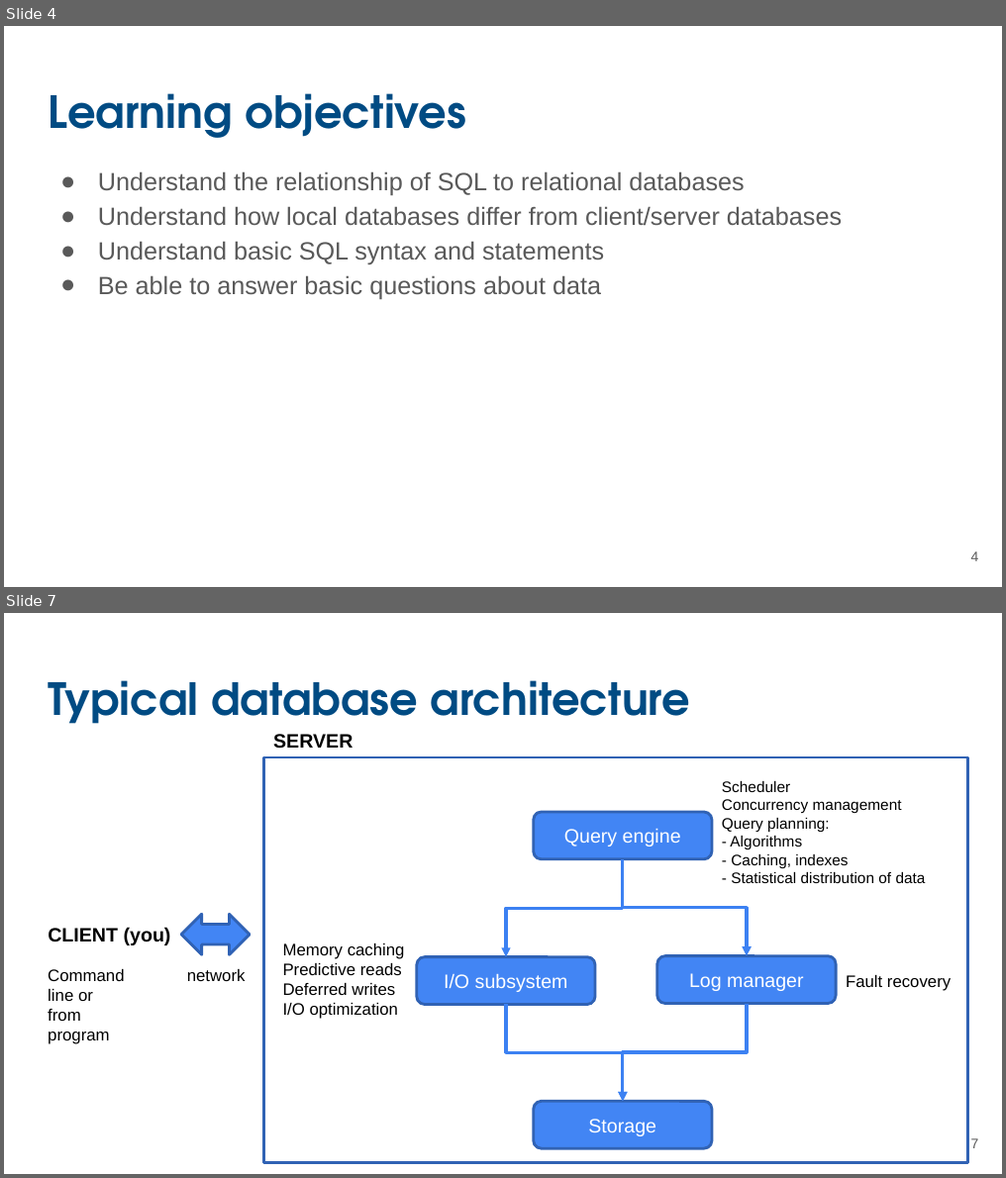
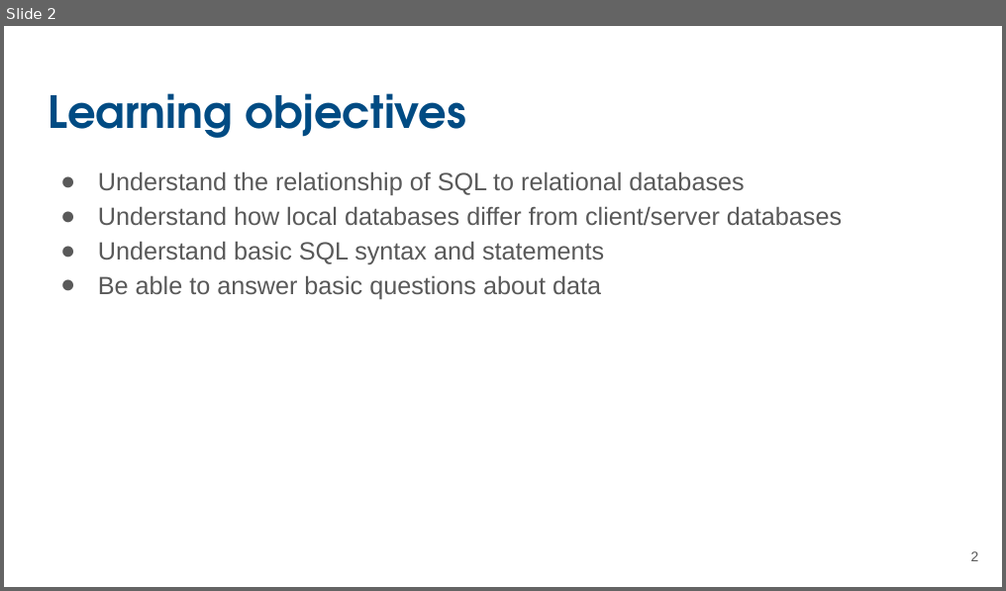
Before and after one commit to UCSB-Library-Research-Data-Services/bren-eds213, a slide deck: modules/week03/slides-03.pptx. Shown one above the other, each under a label of ours: slides 4 and 7 before the commit, slide 2 after it; the slides between them are not shown. The pictures are 1006x1178 and 1006x591 pixels, drawn with LibreOffice and Linux fonts; fonts in the diff are those of the drawing. Boxes give left, top, right and bottom in pixels: in the first picture for what was removed or moved away, otherwise in the second. Text is boxed around its words. In the diff, an @@ line names an element or a change of style, - is before the commit and + after.

```diff
--- a/modules/week03/slides-03.pptx
+++ b/modules/week03/slides-03.pptx
@@ slide 7 removed at bbox=[4, 613, 1002, 1174], background #FFFFFF @@
@@ title removed at bbox=[48, 680, 690, 735] @@
-Typical database architecture
@@ rectangle removed at bbox=[263, 758, 968, 1162] @@
@@ text removed at bbox=[273, 734, 352, 749] @@
-SERVER
@@ text removed at bbox=[722, 781, 926, 883] @@
-Scheduler
-Concurrency management
-Query planning:
-- Algorithms
-- Caching, indexes
-- Statistical distribution of data
@@ rounded rectangle removed at bbox=[534, 812, 713, 859] @@
-Query engine
@@ elbow arrow removed from (623, 860) to (506, 958) @@
@@ elbow arrow removed from (623, 860) to (746, 957) @@
@@ text removed at bbox=[48, 927, 171, 946] @@
-CLIENT (you)
@@ left right arrow removed at bbox=[181, 914, 250, 956] @@
@@ text removed at bbox=[283, 944, 405, 1019] @@
-Memory caching
-Predictive reads
-Deferred writes
-I/O optimization
@@ rounded rectangle removed at bbox=[417, 958, 596, 1004] @@
-I/O subsystem
@@ rounded rectangle removed at bbox=[657, 957, 837, 1003] @@
-Log manager
@@ text removed at bbox=[48, 969, 124, 1045] @@
-Command line or
-from program
@@ text removed at bbox=[187, 969, 246, 981] @@
-network
@@ text removed at bbox=[846, 975, 950, 991] @@
-Fault recovery
@@ elbow arrow removed from (506, 1004) to (623, 1101) @@
@@ elbow arrow removed from (746, 1003) to (623, 1101) @@
@@ rounded rectangle removed at bbox=[534, 1101, 713, 1148] @@
-Storage
@@ page number removed at bbox=[971, 1139, 979, 1149] @@
-7
@@ what was slide 4 is now slide 2 @@
@@ page number at bbox=[971, 552, 979, 562]: text changed @@
-4
+2
```
Also in this commit, not shown: 3 slides changed, 5 slides added, 3 other slides removed.
